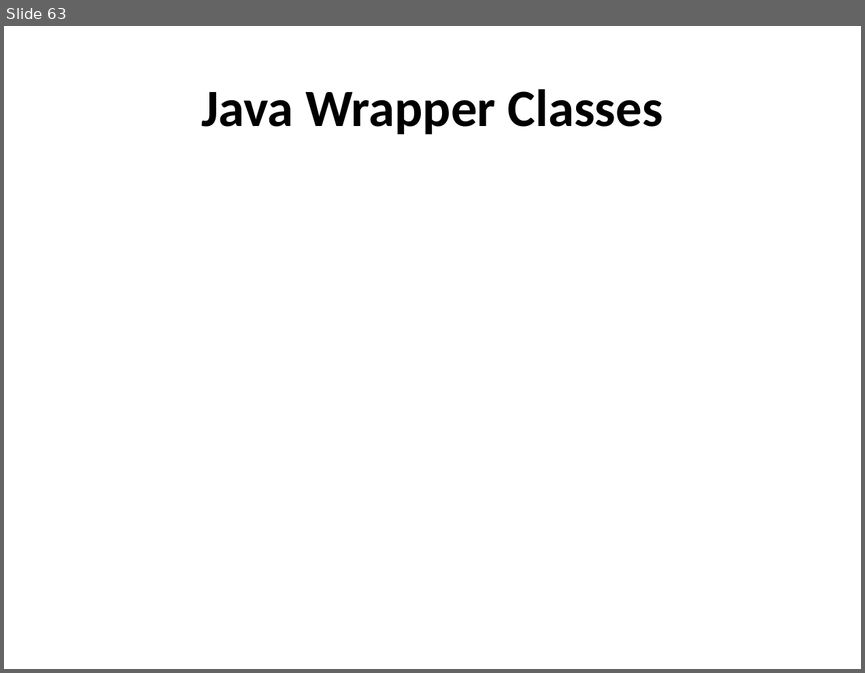
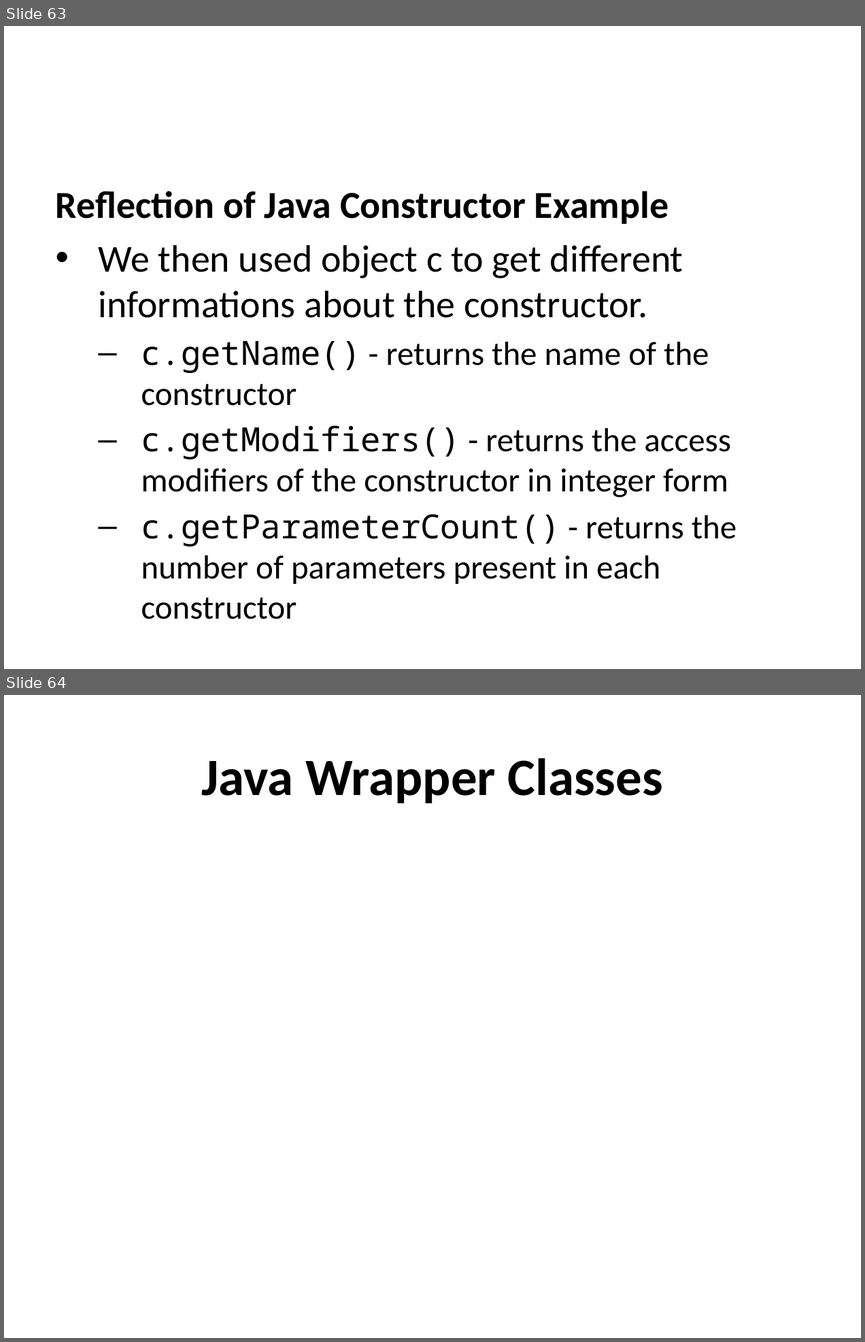
Before and after one commit to ucoruh/ce204-object-oriented-programming, a slide deck: week-3/ce204-week-3.md_word.pptx. Shown one above the other, each under a label of ours: slide 63 before the commit, slides 63 and 64 after it. The pictures are 865x673 and 865x1342 pixels, drawn with LibreOffice and Linux fonts; fonts in the diff are those of the drawing. Boxes give left, top, right and bottom in pixels: in the first picture for what was removed or moved away, otherwise in the second. Text is boxed around its words. In the diff, an @@ line names an element or a change of style, - is before the commit and + after.

```diff
--- a/week-3/ce204-week-3.md_word.pptx
+++ b/week-3/ce204-week-3.md_word.pptx
@@ slide 63 added at [4, 26, 861, 669], background #FFFFFF @@
@@ text added at [56, 191, 736, 584], 28 pt, text #000000 @@
+Reflection of Java Constructor Example
+• We then used object c to get different informations about the constructor.
+  – c.getName() - returns the name of the constructor
+  – c.getModifiers() - returns the access modifiers of the constructor in integer form
+  – c.getParameterCount() - returns the number of parameters present in each constructor
@@ what was slide 63 is now slide 64 @@
```
Also in this commit, not shown: 6 slides changed, 2 other slides added, 11 other files.
